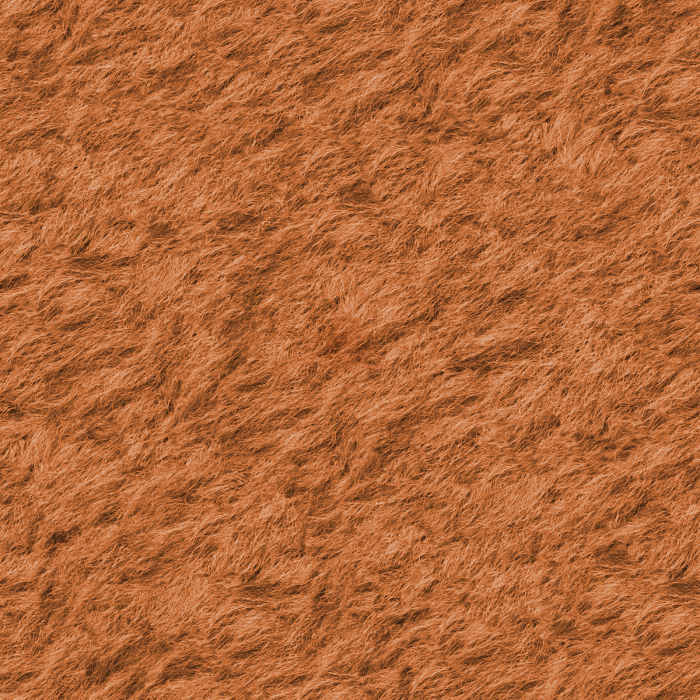
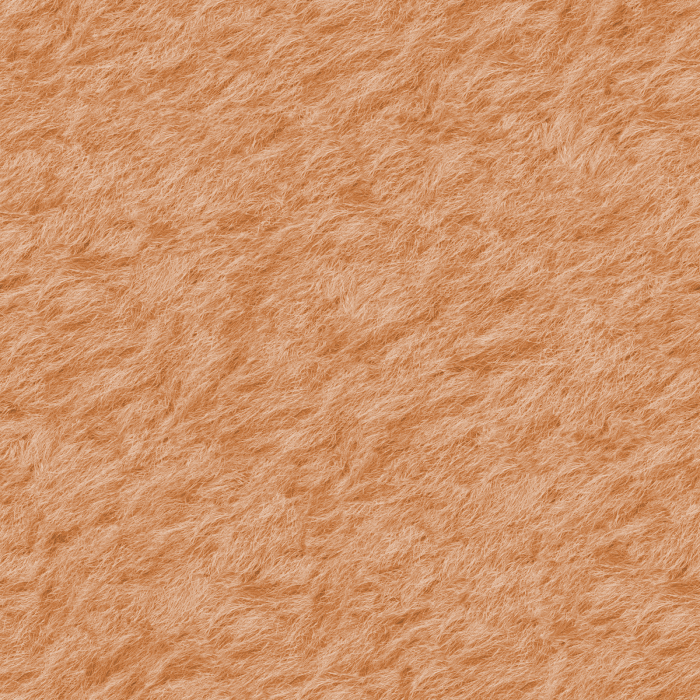
Layered file, before and after one edit (700 x 700). Changes by layer:
added layer "Fur_light" above "Fur_dark" over [0, 0, 700, 700]
